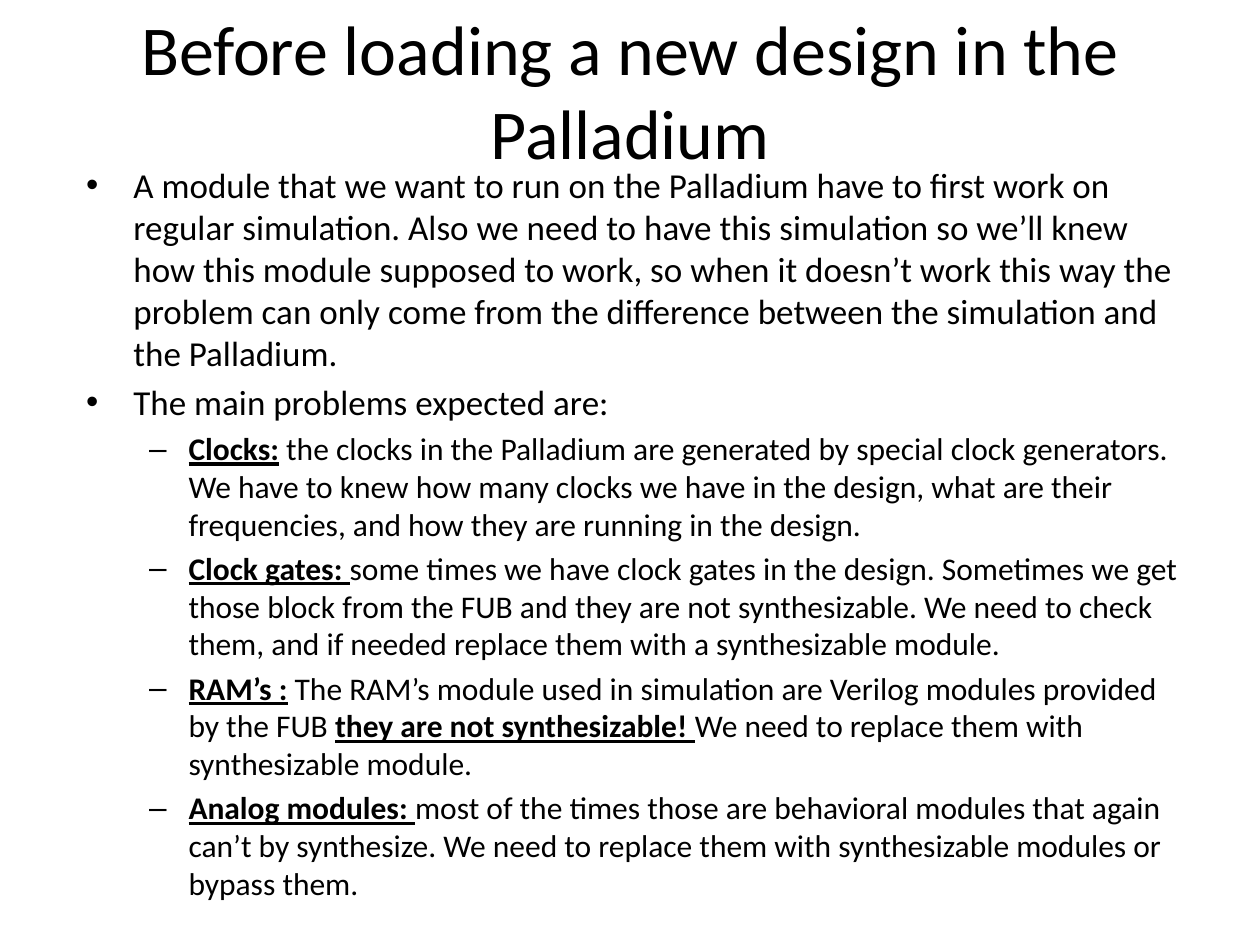
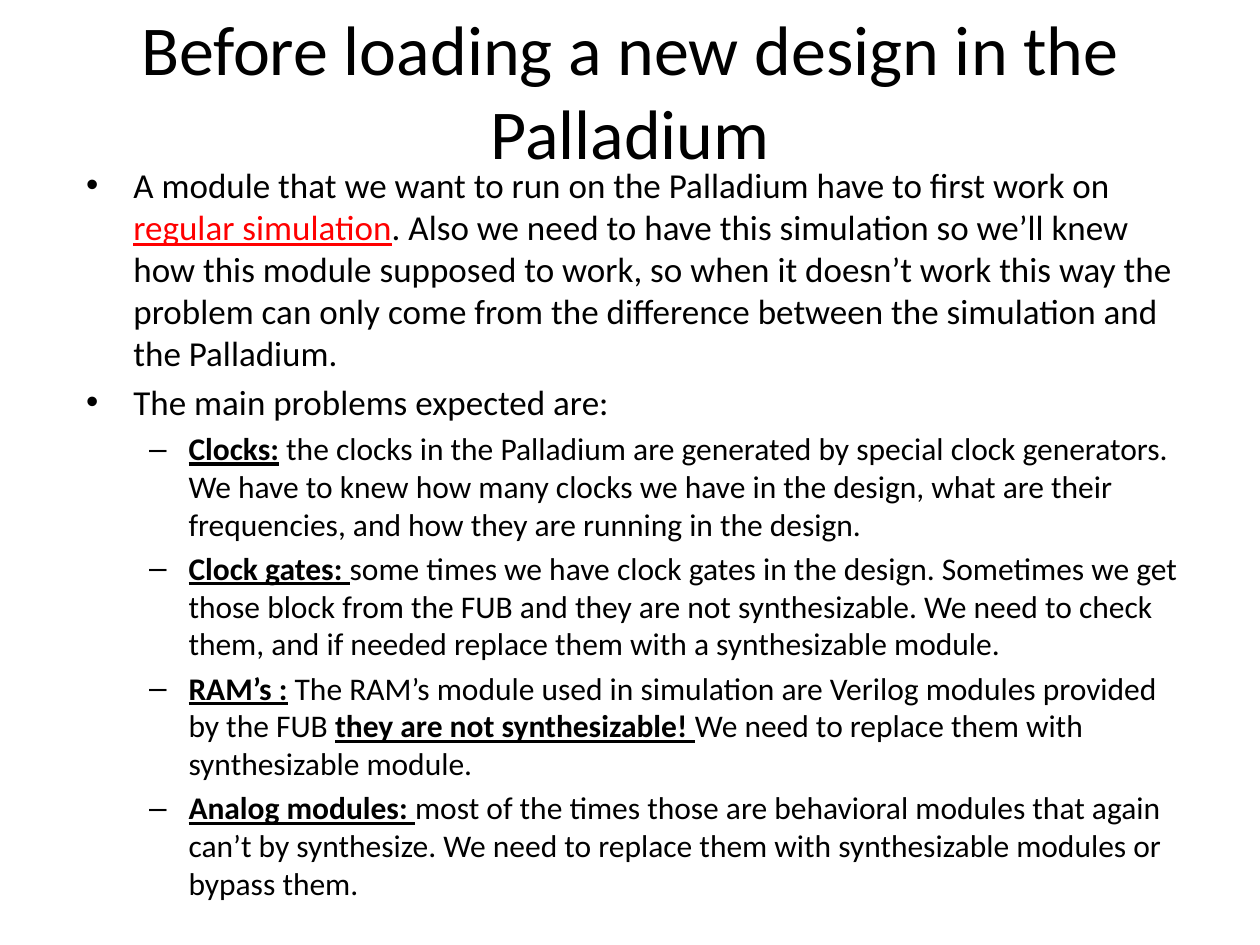
Before and after one commit to zahike/Palladium, a slide deck: slide 3 of Simulation Acceleration tutoria.pptx. Drawn at 1260x945 pixels with LibreOffice and Linux fonts; fonts in the diff are those of the drawing. Boxes give left, top, right and bottom in pixels: in the first picture for what was removed or moved away, otherwise in the second. Text is boxed around its words. In the diff, an @@ line names an element or a change of style, - is before the commit and + after.

```diff
--- a/Simulation Acceleration tutoria.pptx
+++ b/Simulation Acceleration tutoria.pptx
@@ text at (x1=133, y1=173, x2=1172, y2=367): text colour #000000 to #FF0000, underline on in "regular simulation." @@
```
Also in this commit, not shown: 6 other slides changed, 2 slides added, 1 other file.
